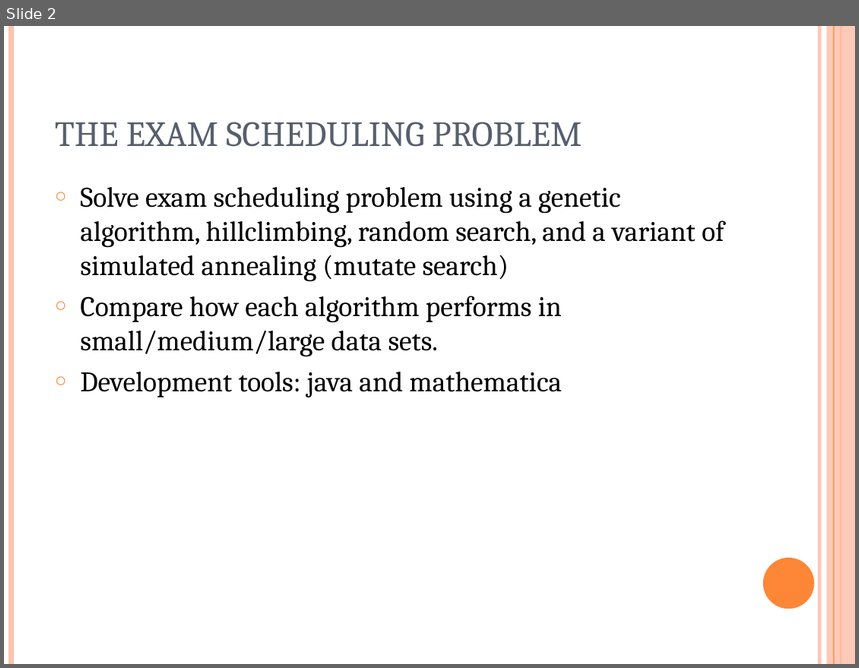
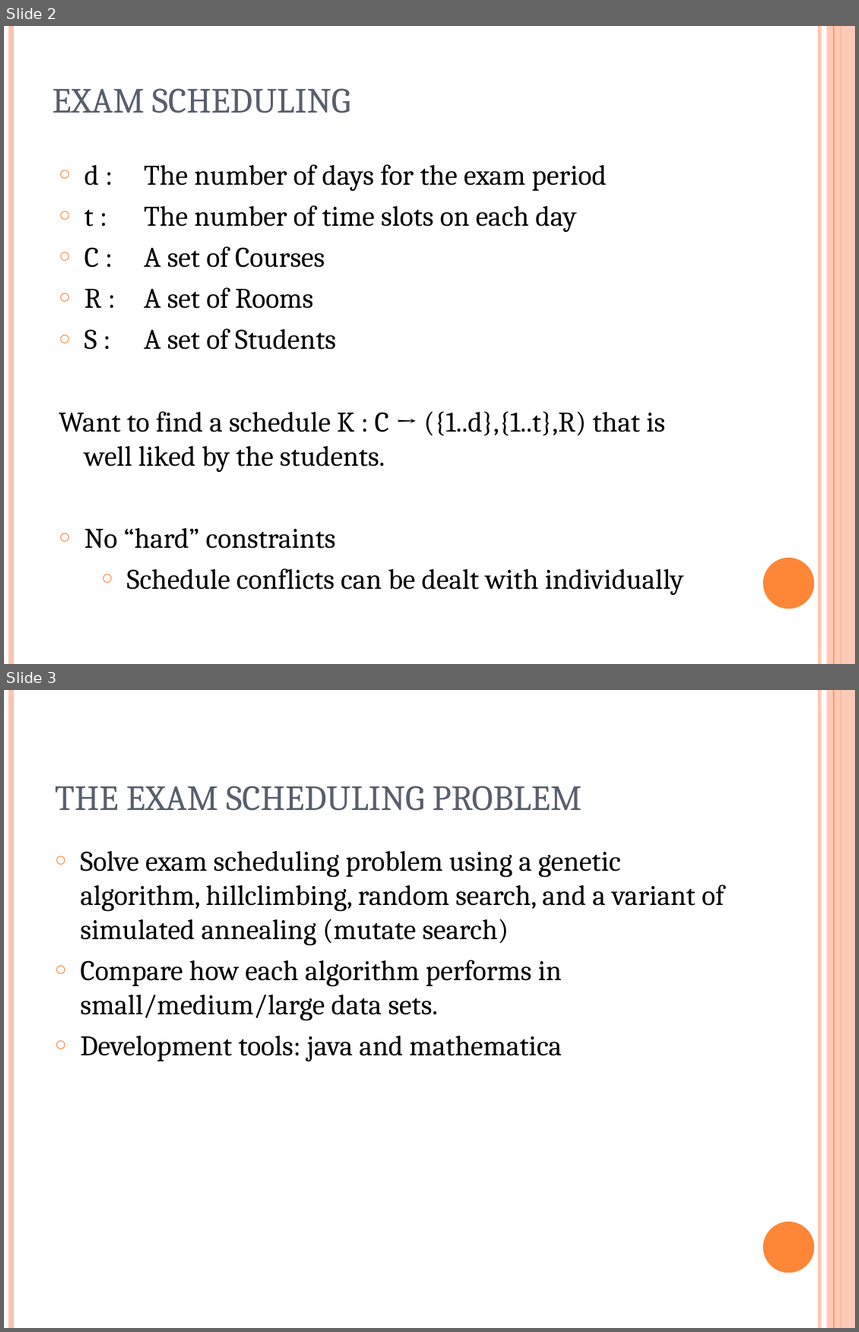
Before and after one commit to putrakoreng/csc384-genetic-algorithms-project, a slide deck: GA_TestBench/Data Files/presentation.ppt. Shown one above the other, each under a label of ours: slide 2 before the commit, slides 2 and 3 after it. The pictures are 859x668 and 859x1332 pixels, drawn with LibreOffice and Linux fonts; fonts in the diff are those of the drawing. Boxes give left, top, right and bottom in pixels: in the first picture for what was removed or moved away, otherwise in the second. Text is boxed around its words. In the diff, an @@ line names an element or a change of style, - is before the commit and + after.

```diff
--- a/GA_TestBench/Data Files/presentation.ppt
+++ b/GA_TestBench/Data Files/presentation.ppt
@@ slide 2 added at (x1=4, y1=26, x2=855, y2=664), background #FFFFFF; not listed: 6 template elements that a slide beside it also shows @@
@@ title added at (x1=52, y1=88, x2=351, y2=113), 30 pt, text #575F6D @@
+EXAM SCHEDULING
@@ text added at (x1=59, y1=164, x2=684, y2=595), 24 pt, text #000000 @@
+○ d : The number of days for the exam period
+○ t : The number of time slots on each day
+○ C : A set of Courses
+○ R : A set of Rooms
+○ S : A set of Students
+Want to find a schedule K : C → ({1..d},{1..t},R) that is well liked by the students.
+○ No “hard” constraints
+  ○ Schedule conflicts can be dealt with individually
@@ what was slide 2 is now slide 3 @@
```
Also in this commit, not shown: 8 slides changed, 8 other slides added, 7 slides removed, 1 other file.
